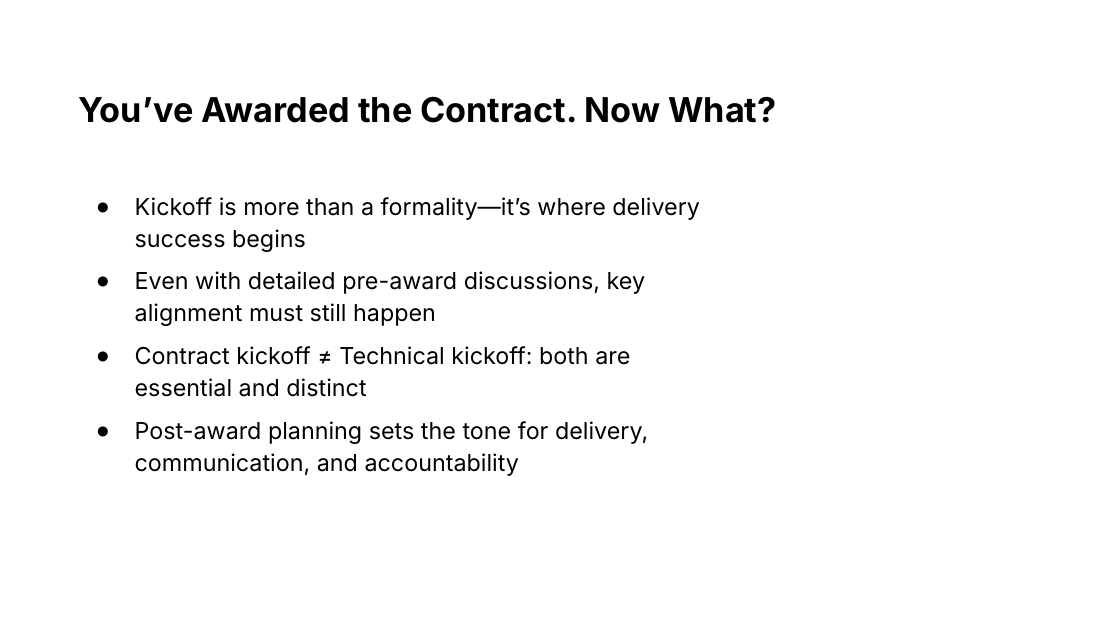
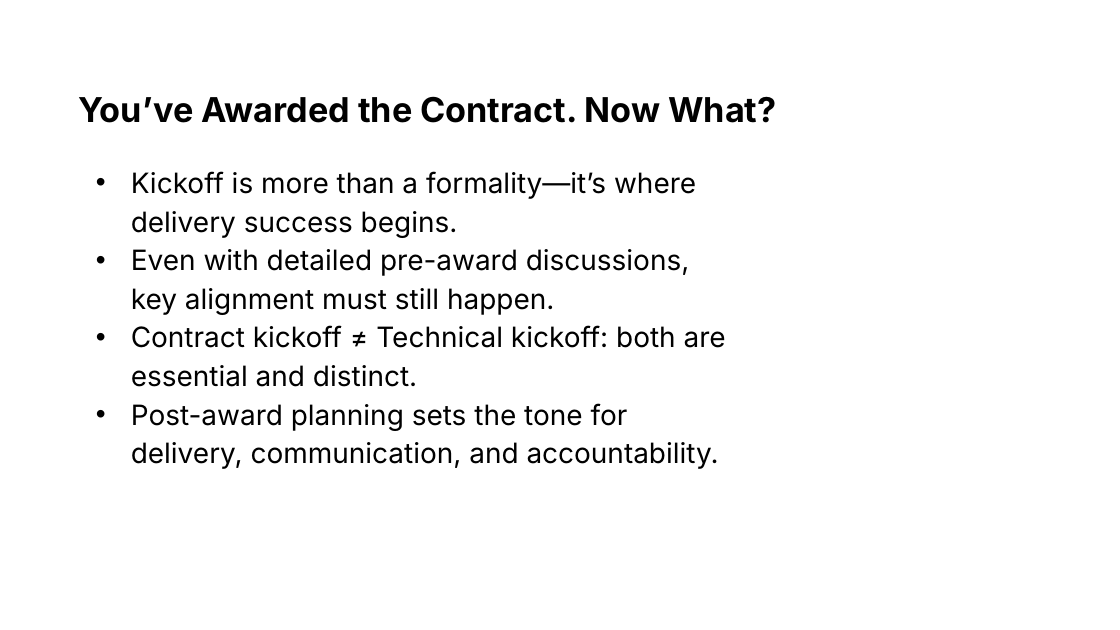
Before and after one commit to usds/ditap-curriculum-update, a slide deck: slide 23 of 3_Curriculum/3A_DITAP-Core-Curriculum/Module-4/In-Class Materials/1_Module 4 Presentation.pptx. Drawn at 1120x630 pixels with LibreOffice and Linux fonts; fonts in the diff are those of the drawing. Boxes give left, top, right and bottom in pixels: in the first picture for what was removed or moved away, otherwise in the second. Text is boxed around its words. In the diff, an @@ line names an element or a change of style, - is before the commit and + after.

```diff
--- a/3_Curriculum/3A_DITAP-Core-Curriculum/Module-4/In-Class Materials/1_Module 4 Presentation.pptx
+++ b/3_Curriculum/3A_DITAP-Core-Curriculum/Module-4/In-Class Materials/1_Module 4 Presentation.pptx
@@ text at box(131, 171, 726, 469): text changed; size 15 to 18 pt @@
-● Kickoff is more than a formality—it’s where delivery success begins
-● Even with detailed pre-award discussions, key alignment must still happen
-● Contract kickoff ≠ Technical kickoff: both are essential and distinct
-● Post-award planning sets the tone for delivery, communication, and accountability
+• Kickoff is more than a formality—it’s where delivery success begins.
+• Even with detailed pre-award discussions, key alignment must still happen.
+• Contract kickoff ≠ Technical kickoff: both are essential and distinct.
+• Post-award planning sets the tone for delivery, communication, and accountability.
```
Also in this commit, not shown: 33 other slides changed, 10 other files.
